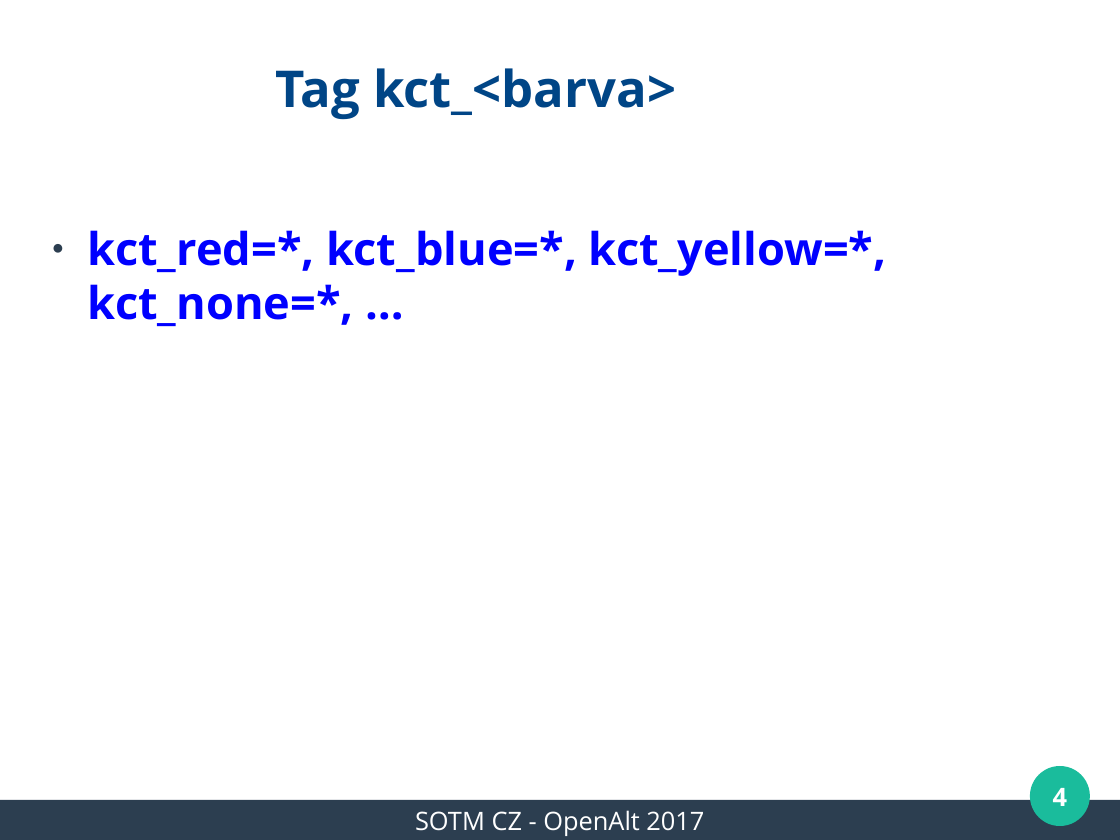
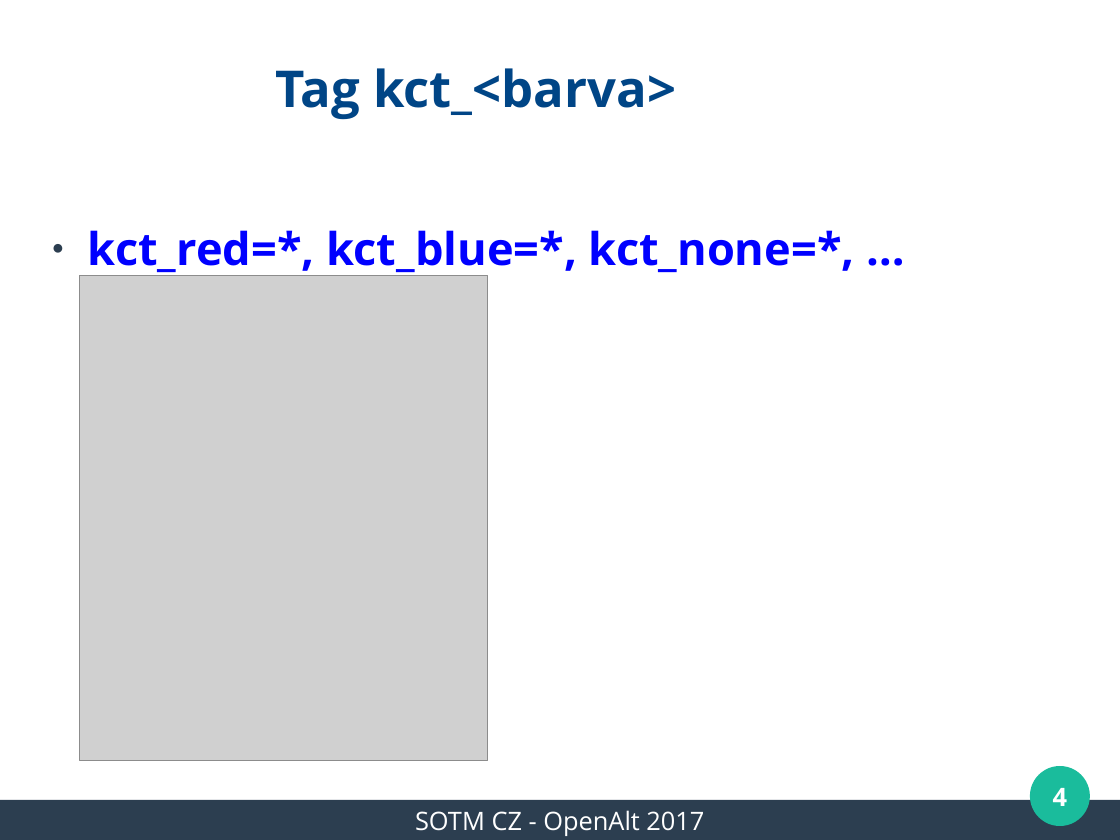
Before and after one commit to mkyral/osm, a slide deck: slide 4 of prezentace/SOTM_CZ_2017/mkyral_kct_barva.odp. Drawn at 1120x840 pixels with LibreOffice and Linux fonts; fonts in the diff are those of the drawing; grey boxes stand for pictures; background and template pictures are left out. Boxes give left, top, right and bottom in pixels: in the first picture for what was removed or moved away, otherwise in the second. Text is boxed around its words. In the diff, an @@ line names an element or a change of style, - is before the commit and + after.

Commit message:
Finalized mkyral_kct_barva.odp

```diff
--- a/prezentace/SOTM_CZ_2017/mkyral_kct_barva.odp
+++ b/prezentace/SOTM_CZ_2017/mkyral_kct_barva.odp
@@ text at <box>88,230,855,276</box>: text changed @@
-● kct_red=*, kct_blue=*, kct_yellow=*, kct_none=*, …
+● kct_red=*, kct_blue=*, kct_none=*, …
@@ picture added at <box>80,275,489,761</box> @@
```
Also in this commit, not shown: 1 other slide changed, 14 slides added.
